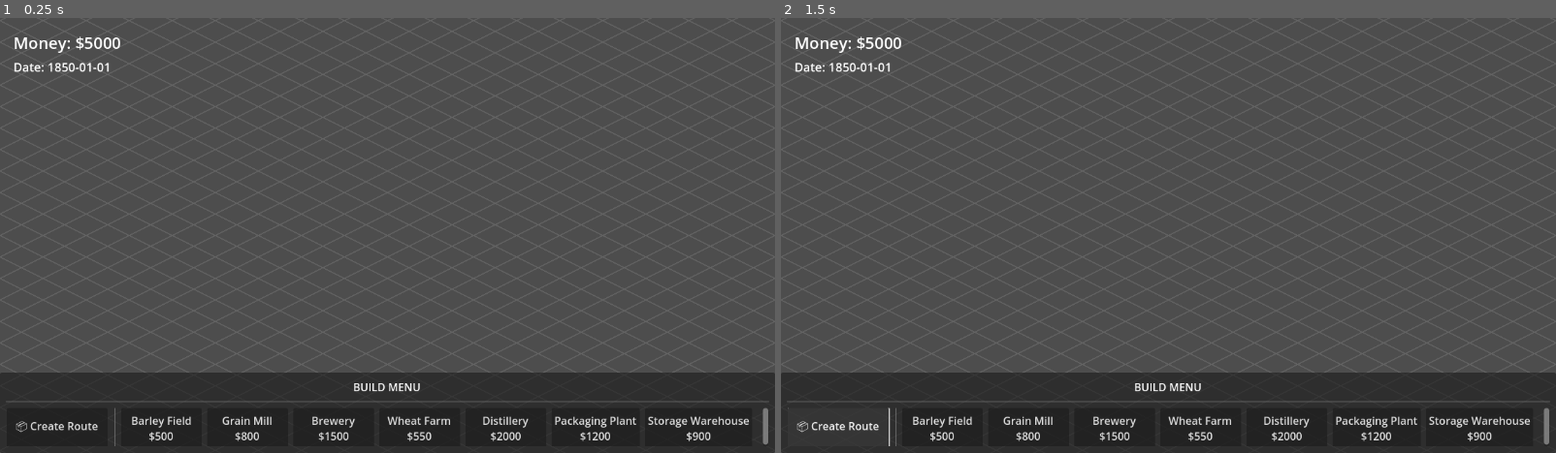
Above: before the commit, frames 1-2 (left to right).
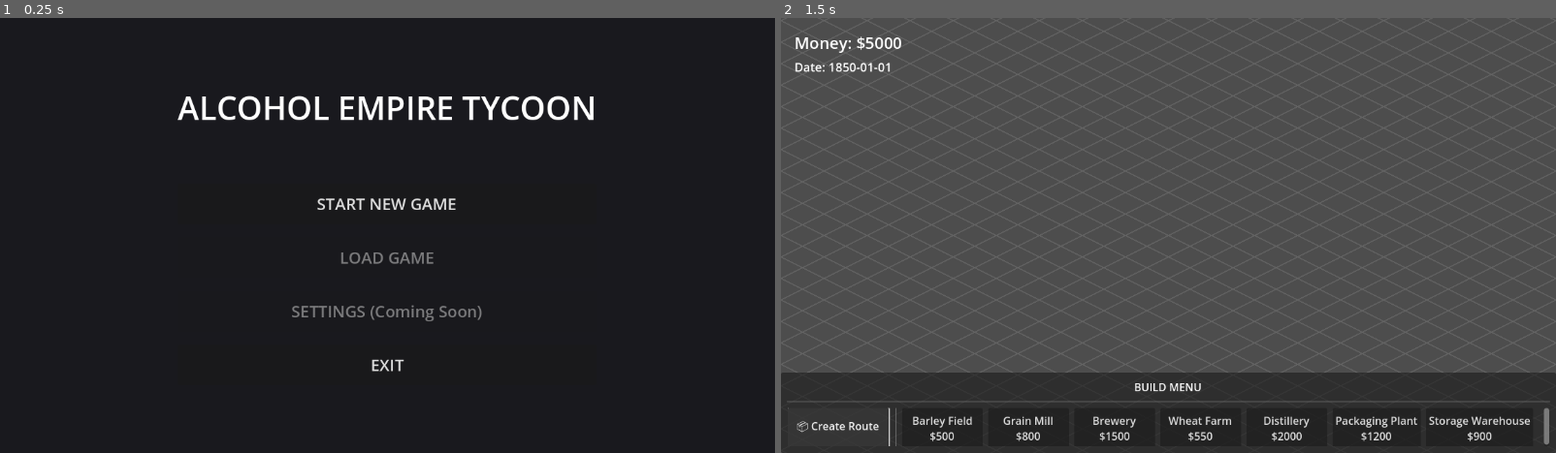
Above: after the commit, the same moments.

Repository: GergelyKrista/butykos
Game: Godot game, scene res://scenes/ui/main_menu.tscn
The game is run twice, just before and just after one commit, with the same random seed, the same clock (stepped at 60 frames per second) and the same inputs. Before the commit the project starts from res://scenes/world_map/world_map.tscn.
Inputs (mouse positions are in pixels of both pictures, inside the frame that each line leads up to):
- Up to frame 1 (0.25 s): no input
- Up to frame 2 (1.5 s): click (1168, 205) at 0.5 s, where only the run after the commit has a clickable "START NEW GAME"; click "📦 Create Route" at 1.25 s

The runs differ from the first frame. In frame 1, 84% of the frame differs, in the area x 0-100%, y 0-100%; in frame 2, nothing differs.

Commit message:
Add Main Menu and Pause Menu system
Implements complete menu system with main menu and pause functionality:

**Main Menu (scenes/ui/main_menu.tscn):**
- Start New Game button - Resets game state and loads world map
- Load Game button - Loads from quicksave slot
- Settings button - Disabled (coming soon)
- Exit button - Quits game
- Auto-disables Load button if no saves exist
- Set as main scene in project.godot

**Pause Menu (scenes/ui/pause_menu.tscn):**
- ESC key toggles pause (only when not in placement/route mode)
- Save Game button (F5) - Quick save to quicksave slot
- Load Game button (F9) - Quick load and reload scene
- Resume button (ESC) - Unpause and continue
- Exit to Menu button - Return to main menu
- process_mode = 3 (always processes even when paused)
- Semi-transparent overlay

**World Map Integration:**
- Added PauseMenu as child node
- ESC handling respects placement/route modes
- Added _is_in_mode() helper for pause menu
- F5/F9 quick save/load still work

**Game Flow:**
1. Launch game → Main Menu
2. Click Start → World Map (new game)
3. Play game, place facilities
4. Press ESC → Pause Menu overlay
5. Save/Load/Resume/Exit options
6. Exit to Menu → Return to main menu

**Reset on New Game:**
- Clears all facilities, machines, routes, vehicles
- Resets money to $5000
- Resets date to 1850-01-01
- Resets ID counters

🤖 Generated with [Claude Code](https://claude.com/claude-code)

Co-Authored-By: Claude <noreply@anthropic.com>

Diff:
--- a/project.godot
+++ b/project.godot
@@ -11,7 +11,7 @@
 [application]
 
 config/name="Butykos"
-run/main_scene="res://scenes/world_map/world_map.tscn"
+run/main_scene="res://scenes/ui/main_menu.tscn"
 config/features=PackedStringArray("4.2", "Forward Plus")
 config/icon="res://icon.svg"
 
--- /dev/null
+++ b/scenes/ui/main_menu.gd
@@ -0,0 +1,106 @@
+extends Control
+
+## MainMenu - Main menu screen with Start, Load, Settings, Exit
+
+# ========================================
+# REFERENCES
+# ========================================
+
+@onready var start_button = $CenterContainer/VBoxContainer/StartButton
+@onready var load_button = $CenterContainer/VBoxContainer/LoadButton
+@onready var settings_button = $CenterContainer/VBoxContainer/SettingsButton
+@onready var exit_button = $CenterContainer/VBoxContainer/ExitButton
+@onready var title_label = $CenterContainer/VBoxContainer/TitleLabel
+
+# ========================================
+# INITIALIZATION
+# ========================================
+
+func _ready() -> void:
+	print("Main Menu loaded")
+
+	# Connect button signals
+	start_button.pressed.connect(_on_start_pressed)
+	load_button.pressed.connect(_on_load_pressed)
+	settings_button.pressed.connect(_on_settings_pressed)
+	exit_button.pressed.connect(_on_exit_pressed)
+
+	# Disable load button if no saves exist
+	_update_load_button()
+
+
+func _update_load_button() -> void:
+	"""Enable/disable load button based on save file existence"""
+	var saves = SaveManager.list_saves()
+	load_button.disabled = saves.is_empty()
+
+
+# ========================================
+# BUTTON HANDLERS
+# ========================================
+
+func _on_start_pressed() -> void:
+	"""Start new game"""
+	print("Starting new game...")
+
+	# Reset game state
+	_reset_game_state()
+
+	# Load world map scene
+	get_tree().change_scene_to_file("res://scenes/world_map/world_map.tscn")
+
+
+func _on_load_pressed() -> void:
+	"""Load game from quicksave slot"""
+	print("Loading game...")
+
+	var success = SaveManager.load_game("quicksave")
+	if success:
+		print("✓ Game loaded! Loading world map...")
+		# Load world map scene (it will visualize the loaded data)
+		get_tree().change_scene_to_file("res://scenes/world_map/world_map.tscn")
+	else:
+		print("✗ Failed to load game")
+
+
+func _on_settings_pressed() -> void:
+	"""Open settings menu (not implemented yet)"""
+	print("Settings menu not implemented yet")
+	# TODO: Create settings scene
+
+
+func _on_exit_pressed() -> void:
+	"""Exit game"""
+	print("Exiting game...")
+	get_tree().quit()
+
+
+# ========================================
+# HELPER FUNCTIONS
+# ========================================
+
+func _reset_game_state() -> void:
+	"""Reset all game state for new game"""
+	print("Resetting game state...")
+
+	# Clear world
+	WorldManager.facilities.clear()
+	WorldManager._initialize_grid()
+	WorldManager._next_facility_id = 1
+
+	# Clear factories
+	FactoryManager.factory_interiors.clear()
+
+	# Clear logistics
+	LogisticsManager.routes.clear()
+	LogisticsManager.vehicles.clear()
+	LogisticsManager._next_route_id = 1
+	LogisticsManager._next_vehicle_id = 1
+
+	# Reset economy
+	EconomyManager.money = 5000
+
+	# Reset date
+	GameManager.current_date = {"year": 1850, "month": 1, "day": 1}
+
+	print("Game state reset complete")
--- /dev/null
+++ b/scenes/ui/main_menu.tscn
@@ -0,0 +1,68 @@
+[gd_scene load_steps=2 format=3 uid="uid://c8vwhm7xqf8oe"]
+
+[ext_resource type="Script" path="res://scenes/ui/main_menu.gd" id="1"]
+
+[node name="MainMenu" type="Control"]
+layout_mode = 3
+anchors_preset = 15
+anchor_right = 1.0
+anchor_bottom = 1.0
+grow_horizontal = 2
+grow_vertical = 2
+script = ExtResource("1")
+
+[node name="ColorRect" type="ColorRect" parent="."]
+layout_mode = 1
+anchors_preset = 15
+anchor_right = 1.0
+anchor_bottom = 1.0
+grow_horizontal = 2
+grow_vertical = 2
+color = Color(0.1, 0.1, 0.12, 1)
+
+[node name="CenterContainer" type="CenterContainer" parent="."]
+layout_mode = 1
+anchors_preset = 15
+anchor_right = 1.0
+anchor_bottom = 1.0
+grow_horizontal = 2
+grow_vertical = 2
+
+[node name="VBoxContainer" type="VBoxContainer" parent="CenterContainer"]
+layout_mode = 2
+theme_override_constants/separation = 20
+
+[node name="TitleLabel" type="Label" parent="CenterContainer/VBoxContainer"]
+layout_mode = 2
+theme_override_font_sizes/font_size = 48
+text = "ALCOHOL EMPIRE TYCOON"
+horizontal_alignment = 1
+
+[node name="Spacer1" type="Control" parent="CenterContainer/VBoxContainer"]
+custom_minimum_size = Vector2(0, 40)
+layout_mode = 2
+
+[node name="StartButton" type="Button" parent="CenterContainer/VBoxContainer"]
+custom_minimum_size = Vector2(300, 60)
+layout_mode = 2
+theme_override_font_sizes/font_size = 24
+text = "START NEW GAME"
+
+[node name="LoadButton" type="Button" parent="CenterContainer/VBoxContainer"]
+custom_minimum_size = Vector2(300, 60)
+layout_mode = 2
+theme_override_font_sizes/font_size = 24
+text = "LOAD GAME"
+
+[node name="SettingsButton" type="Button" parent="CenterContainer/VBoxContainer"]
+custom_minimum_size = Vector2(300, 60)
+layout_mode = 2
+theme_override_font_sizes/font_size = 24
+disabled = true
+text = "SETTINGS (Coming Soon)"
+
+[node name="ExitButton" type="Button" parent="CenterContainer/VBoxContainer"]
+custom_minimum_size = Vector2(300, 60)
+layout_mode = 2
+theme_override_font_sizes/font_size = 24
+text = "EXIT"
--- /dev/null
+++ b/scenes/ui/pause_menu.gd
@@ -0,0 +1,122 @@
+extends CanvasLayer
+
+## PauseMenu - Pause menu overlay with Save, Load, Exit to Menu
+
+# ========================================
+# REFERENCES
+# ========================================
+
+@onready var panel = $Panel
+@onready var save_button = $Panel/CenterContainer/VBoxContainer/SaveButton
+@onready var load_button = $Panel/CenterContainer/VBoxContainer/LoadButton
+@onready var resume_button = $Panel/CenterContainer/VBoxContainer/ResumeButton
+@onready var exit_button = $Panel/CenterContainer/VBoxContainer/ExitButton
+
+# ========================================
+# STATE
+# ========================================
+
+var is_paused: bool = false
+
+# ========================================
+# INITIALIZATION
+# ========================================
+
+func _ready() -> void:
+	print("Pause Menu initialized")
+
+	# Start hidden
+	hide()
+	is_paused = false
+
+	# Connect button signals
+	save_button.pressed.connect(_on_save_pressed)
+	load_button.pressed.connect(_on_load_pressed)
+	resume_button.pressed.connect(_on_resume_pressed)
+	exit_button.pressed.connect(_on_exit_pressed)
+
+
+func _input(event: InputEvent) -> void:
+	# Toggle pause with ESC key (but only if not in placement/route mode)
+	if event.is_action_pressed("ui_cancel"):
+		# Check if world map is in a mode that should handle ESC first
+		var world_map = get_tree().current_scene
+		if world_map.has_method("_is_in_mode"):
+			if world_map._is_in_mode():
+				return  # Let world map handle it
+
+		toggle_pause()
+
+
+# ========================================
+# PAUSE CONTROL
+# ========================================
+
+func toggle_pause() -> void:
+	"""Toggle pause state"""
+	if is_paused:
+		unpause()
+	else:
+		pause()
+
+
+func pause() -> void:
+	"""Pause the game and show menu"""
+	is_paused = true
+	show()
+	get_tree().paused = true
+	print("Game paused")
+
+
+func unpause() -> void:
+	"""Unpause the game and hide menu"""
+	is_paused = false
+	hide()
+	get_tree().paused = false
+	print("Game resumed")
+
+
+# ========================================
+# BUTTON HANDLERS
+# ========================================
+
+func _on_save_pressed() -> void:
+	"""Save game to quicksave slot"""
+	print("Saving game...")
+	var success = SaveManager.save_game("quicksave")
+	if success:
+		print("✓ Game saved!")
+	else:
+		print("✗ Save failed")
+
+
+func _on_load_pressed() -> void:
+	"""Load game from quicksave slot"""
+	print("Loading game...")
+
+	# Unpause first
+	unpause()
+
+	var success = SaveManager.load_game("quicksave")
+	if success:
+		print("✓ Game loaded! Reloading scene...")
+		# Reload world map scene to visualize loaded data
+		get_tree().paused = false  # Make sure we're not paused
+		get_tree().reload_current_scene()
+	else:
+		print("✗ Load failed")
+
+
+func _on_resume_pressed() -> void:
+	"""Resume game"""
+	unpause()
+
+
+func _on_exit_pressed() -> void:
+	"""Exit to main menu"""
+	print("Exiting to main menu...")
+
+	# Unpause and return to main menu
+	get_tree().paused = false
+	is_paused = false
+	get_tree().change_scene_to_file("res://scenes/ui/main_menu.tscn")
--- /dev/null
+++ b/scenes/ui/pause_menu.tscn
@@ -0,0 +1,69 @@
+[gd_scene load_steps=2 format=3 uid="uid://dpq4m7xqf9pe"]
+
+[ext_resource type="Script" path="res://scenes/ui/pause_menu.gd" id="1"]
+
+[node name="PauseMenu" type="CanvasLayer"]
+process_mode = 3
+script = ExtResource("1")
+
+[node name="Panel" type="Panel" parent="."]
+anchors_preset = 15
+anchor_right = 1.0
+anchor_bottom = 1.0
+grow_horizontal = 2
+grow_vertical = 2
+
+[node name="ColorRect" type="ColorRect" parent="Panel"]
+layout_mode = 1
+anchors_preset = 15
+anchor_right = 1.0
+anchor_bottom = 1.0
+grow_horizontal = 2
+grow_vertical = 2
+color = Color(0, 0, 0, 0.7)
+
+[node name="CenterContainer" type="CenterContainer" parent="Panel"]
+layout_mode = 1
+anchors_preset = 15
+anchor_right = 1.0
+anchor_bottom = 1.0
+grow_horizontal = 2
+grow_vertical = 2
+
+[node name="VBoxContainer" type="VBoxContainer" parent="Panel/CenterContainer"]
+layout_mode = 2
+theme_override_constants/separation = 20
+
+[node name="TitleLabel" type="Label" parent="Panel/CenterContainer/VBoxContainer"]
+layout_mode = 2
+theme_override_font_sizes/font_size = 36
+text = "PAUSED"
+horizontal_alignment = 1
+
+[node name="Spacer1" type="Control" parent="Panel/CenterContainer/VBoxContainer"]
+custom_minimum_size = Vector2(0, 20)
+layout_mode = 2
+
+[node name="SaveButton" type="Button" parent="Panel/CenterContainer/VBoxContainer"]
+custom_minimum_size = Vector2(300, 60)
+layout_mode = 2
+theme_override_font_sizes/font_size = 24
+text = "SAVE GAME (F5)"
+
+[node name="LoadButton" type="Button" parent="Panel/CenterContainer/VBoxContainer"]
+custom_minimum_size = Vector2(300, 60)
+layout_mode = 2
+theme_override_font_sizes/font_size = 24
+text = "LOAD GAME (F9)"
+
+[node name="ResumeButton" type="Button" parent="Panel/CenterContainer/VBoxContainer"]
+custom_minimum_size = Vector2(300, 60)
+layout_mode = 2
+theme_override_font_sizes/font_size = 24
+text = "RESUME (ESC)"
+
+[node name="ExitButton" type="Button" parent="Panel/CenterContainer/VBoxContainer"]
+custom_minimum_size = Vector2(300, 60)
+layout_mode = 2
+theme_override_font_sizes/font_size = 24
+text = "EXIT TO MENU"
--- a/scenes/world_map/world_map.gd
+++ b/scenes/world_map/world_map.gd
@@ -88,8 +88,11 @@
 	if event.is_action_pressed("ui_cancel"):
 		if placement_mode:
 			_cancel_placement()
+			return  # Prevent pause menu from opening
 		elif route_mode:
 			_cancel_route_mode()
+			return  # Prevent pause menu from opening
+		# If not in any mode, ESC will be handled by pause menu
 
 	# Quick save with F5
 	if event is InputEventKey and event.pressed and event.keycode == KEY_F5:
@@ -554,3 +557,8 @@
 		get_tree().reload_current_scene()
 	else:
 		print("✗ Load failed")
+
+
+func _is_in_mode() -> bool:
+	"""Check if we're in placement or route mode (for pause menu)"""
+	return placement_mode or route_mode
--- a/scenes/world_map/world_map.tscn
+++ b/scenes/world_map/world_map.tscn
@@ -6,6 +6,7 @@
 [ext_resource type="Script" path="res://scenes/world_map/world_map_ui.gd" id="4"]
 [ext_resource type="Script" path="res://scenes/world_map/route_renderer.gd" id="5"]
 [ext_resource type="Script" path="res://scenes/world_map/vehicle_renderer.gd" id="6"]
+[ext_resource type="PackedScene" uid="uid://dpq4m7xqf9pe" path="res://scenes/ui/pause_menu.tscn" id="7"]
 
 [node name="WorldMap" type="Node2D"]
 script = ExtResource("1")
@@ -98,5 +99,7 @@
 size_flags_horizontal = 3
 theme_override_constants/separation = 8
 
+[node name="PauseMenu" parent="." instance=ExtResource("7")]
+
 [connection signal="build_button_pressed" from="UI" to="." method="_on_build_button_pressed"]
 [connection signal="create_route_button_pressed" from="UI" to="." method="_on_create_route_button_pressed"]
Not shown: 1 places in scenes/world_map/world_map.tscn that only renumber resources
